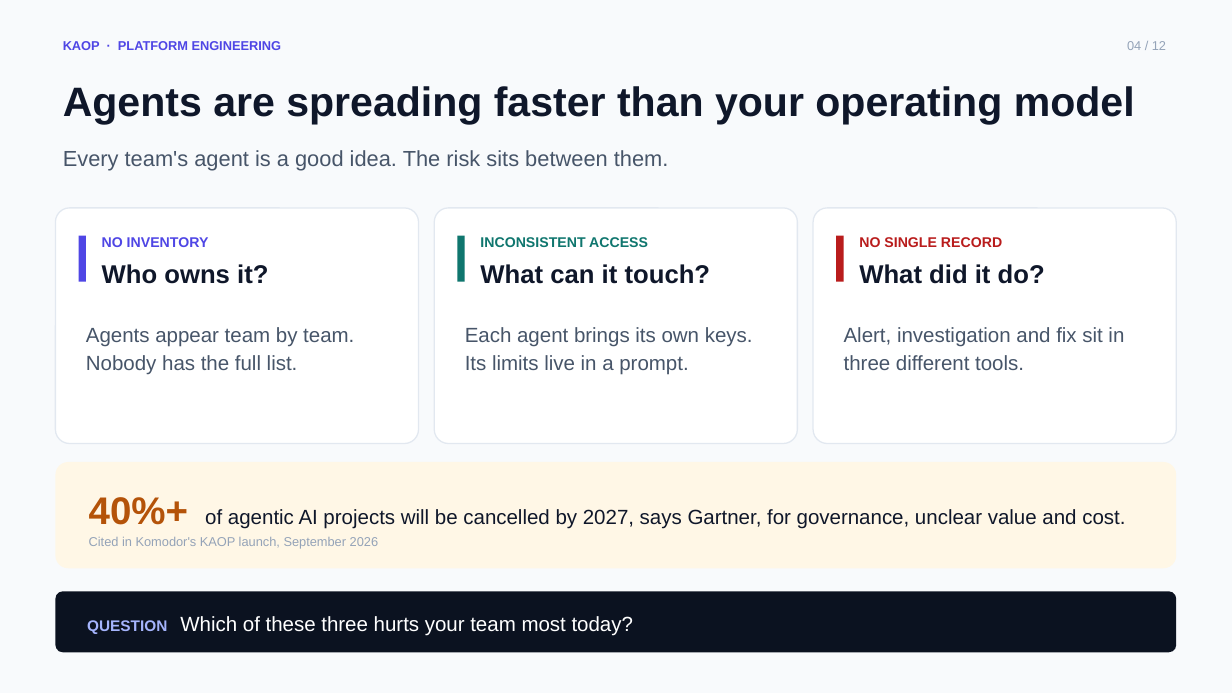
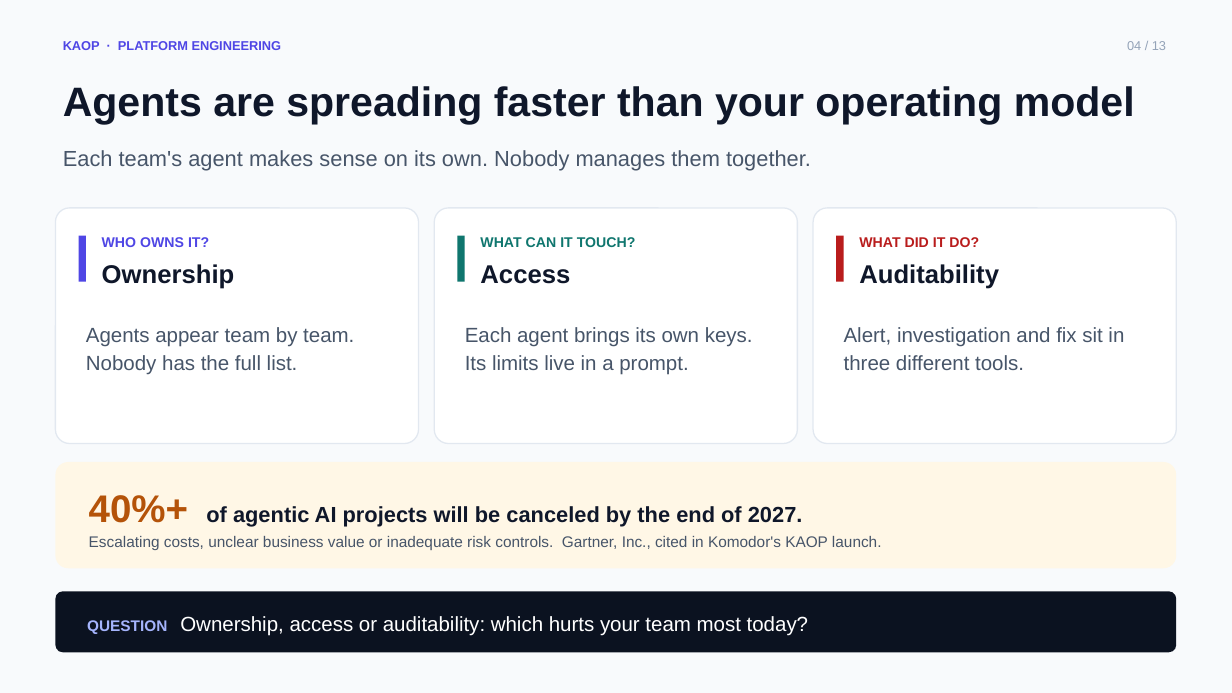
Before and after one commit to chizeni24/komodor-production-lab, a slide deck: slide 4 of docs/presentation/KAOP_Customer_Pitch.pptx. Drawn at 1232x693 pixels with LibreOffice and Linux fonts; fonts in the diff are those of the drawing. Boxes give left, top, right and bottom in pixels: in the first picture for what was removed or moved away, otherwise in the second. Text is boxed around its words. In the diff, an @@ line names an element or a change of style, - is before the commit and + after.

```diff
--- a/docs/presentation/KAOP_Customer_Pitch.pptx
+++ b/docs/presentation/KAOP_Customer_Pitch.pptx
@@ text at (63, 150, 811, 171): text changed @@
-Every team's agent is a good idea. The risk sits between them.
+Each team's agent makes sense on its own. Nobody manages them together.
@@ text at (102, 237, 209, 247): text changed; size 20 to 11 pt; text colour #0F172A to #4F46E5 @@
-Who owns it?
+WHO OWNS IT?
@@ text removed at (102, 237, 209, 247) @@
-NO INVENTORY
@@ text at (480, 237, 636, 247): text changed; size 20 to 11 pt; text colour #0F172A to #0F766E @@
-What can it touch?
+WHAT CAN IT TOUCH?
@@ text at (859, 237, 979, 247): text changed; size 20 to 11 pt; text colour #0F172A to #B91C1C @@
-What did it do?
+WHAT DID IT DO?
@@ text removed at (859, 237, 1002, 247) @@
-NO SINGLE RECORD
@@ text added at (102, 264, 235, 289), 20 pt, text #0F172A, bold @@
+Ownership
@@ text at (480, 265, 570, 284): text changed; size 11 to 20 pt; text colour #0F766E to #0F172A @@
-INCONSISTENT ACCESS
+Access
@@ text added at (859, 264, 999, 289), 20 pt, text #0F172A, bold @@
+Auditability
@@ text in rounded rectangle at (89, 495, 882, 550): text changed; size 16 to 12 pt; text colour #0F172A to #475569 @@
-40%+ of agentic AI projects will be cancelled by 2027, says Gartner, for governance, unclear value and cost.
-Cited in Komodor's KAOP launch, September 2026
+40%+ of agentic AI projects will be canceled by the end of 2027.
+Escalating costs, unclear business value or inadequate risk controls. Gartner, Inc., cited in Komodor's KAOP launch.
@@ text in rounded rectangle at (87, 616, 808, 636): text changed @@
-QUESTION Which of these three hurts your team most today?
+QUESTION Ownership, access or auditability: which hurts your team most today?
```
Also in this commit, not shown: 12 other slides changed, 1 slide added, 5 other files.
